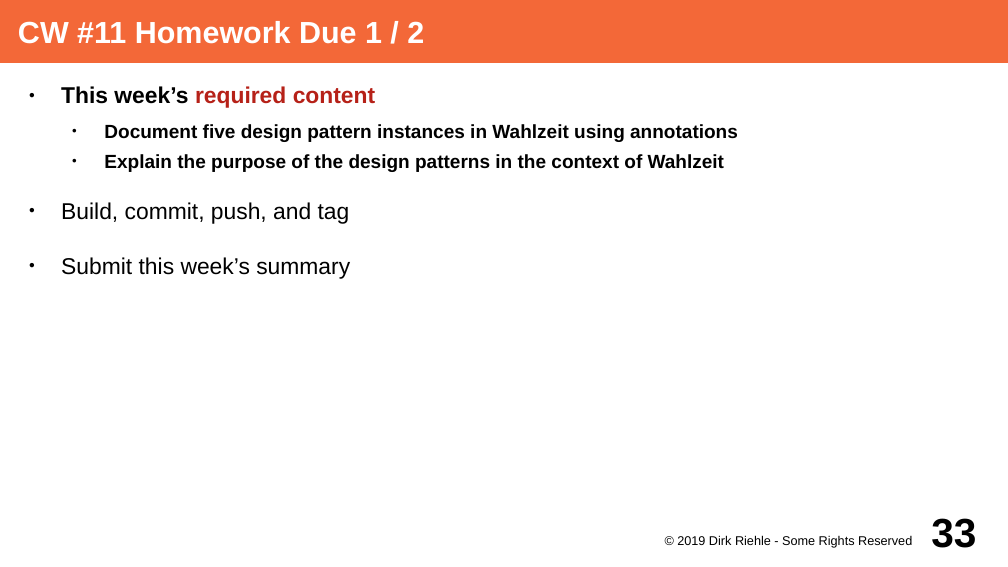
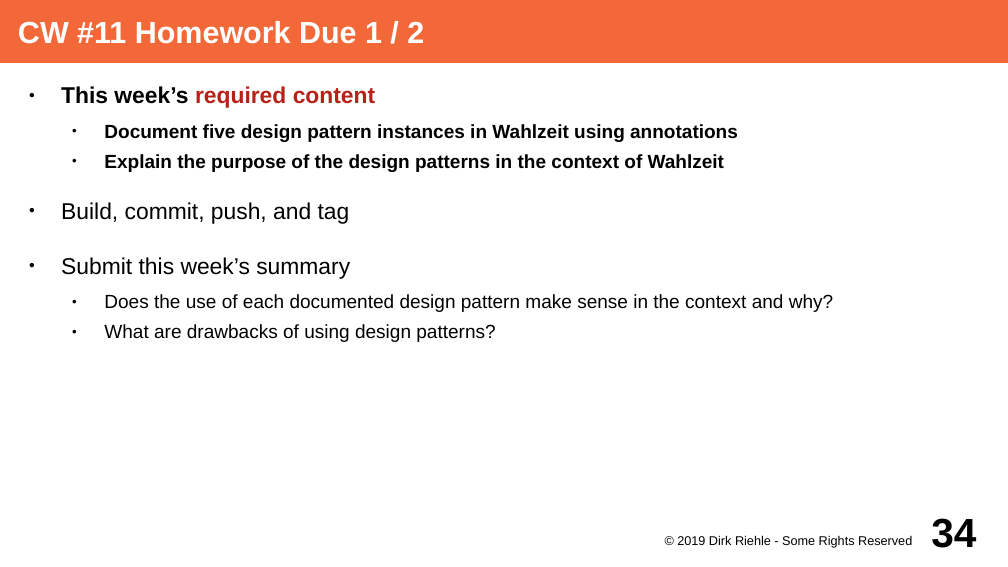
Before and after one commit to dirkriehle/adap-course, a slide deck: slide 34 of Lecture Slides/ADAP A02 - Course Schedule.odp (slide 33 before the commit). Drawn at 1008x567 pixels with LibreOffice and Linux fonts; fonts in the diff are those of the drawing. Boxes give left, top, right and bottom in pixels: in the first picture for what was removed or moved away, otherwise in the second. Text is boxed around its words. In the diff, an @@ line names an element or a change of style, - is before the commit and + after.

Commit message:
Updated homework and project set-up for WS 2019/20.

```diff
--- a/Lecture Slides/ADAP A02 - Course Schedule.odp
+++ b/Lecture Slides/ADAP A02 - Course Schedule.odp
@@ text at box(104, 294, 833, 342): paragraphs added @@
+  ● Does the use of each documented design pattern make sense in the context and why?
+  ● What are drawbacks of using design patterns?
@@ page number at box(931, 518, 976, 548): text changed @@
-33
+34
```
Also in this commit, not shown: 22 other slides changed, 1 slide added, 3 other files.
